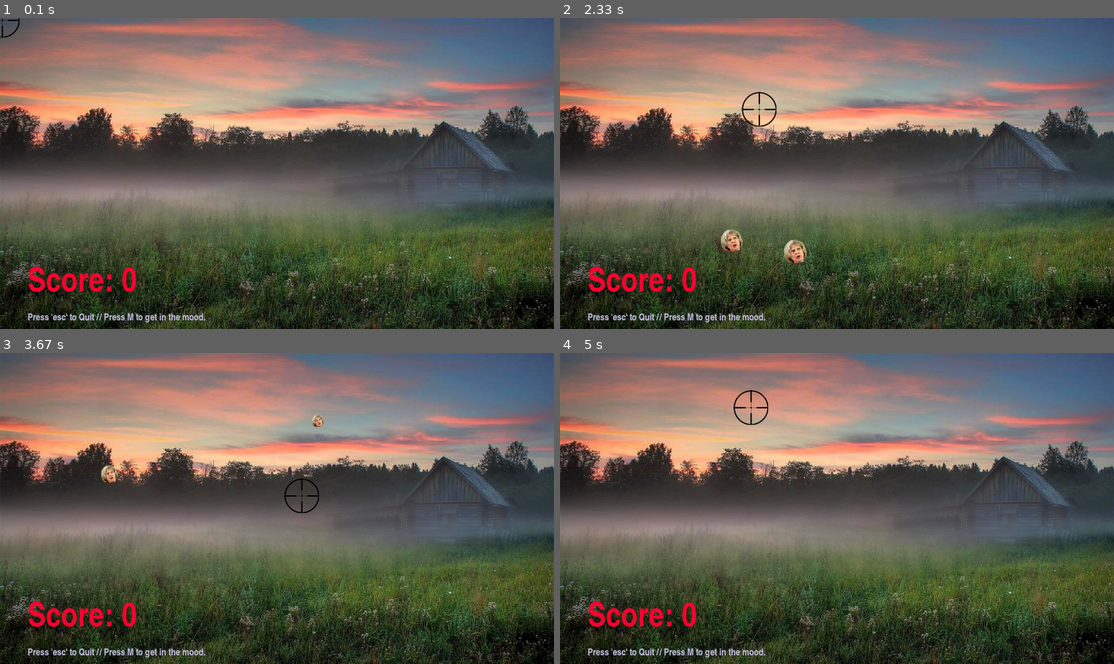
Above: before the commit, frames 1-4 (two rows, left to right).
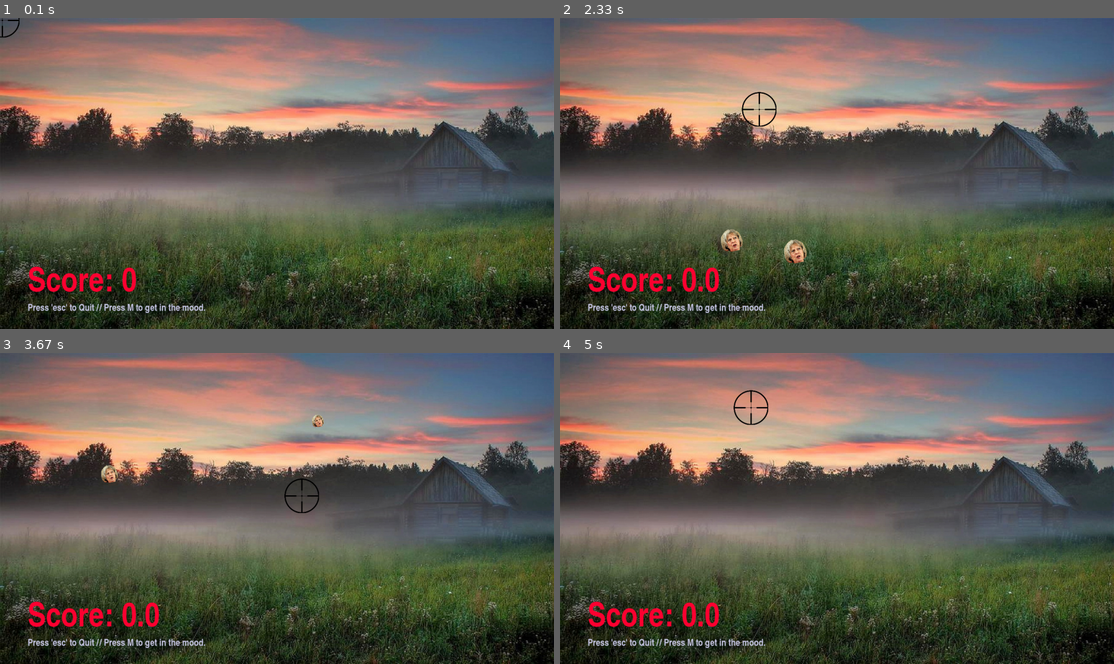
Above: after the commit, the same moments.

Repository: LewPort/quackhunt
Game: pygame game, started from duckhunt.py
Two runs of this game, one before a commit and one after it. Both use one fixed random seed, a clock stepped at 60 frames per second and the inputs below.
Inputs (mouse positions are in pixels of both pictures, inside the frame that each line leads up to):
- Up to frame 1 (0.1 s): no input
- Up to frame 2 (2.33 s): click (837, 173) at 0.38 s; click (892, 241) at 0.72 s; click (1041, 282) at 1.05 s; click (704, 111) at 1.38 s; click (837, 210) at 1.72 s; click (759, 108) at 2.05 s
- Up to frame 3 (3.67 s): click (470, 589) at 2.38 s; click (94, 539) at 2.72 s; click (116, 446) at 3.05 s; click (299, 496) at 3.42 s
- Up to frame 4 (5 s): click (715, 452) at 3.92 s; click (986, 542) at 4.25 s; click (748, 405) at 4.75 s

The runs differ from the first frame. In frame 1, 0.8% of the frame differs, in the area x 5-38%, y 91-99%; in frame 2, 1.0%, in the area x 5-38%, y 80-99%; in frame 3, 1.0%; in frame 4, 1.0%.

Commit message:
Changed scoring

Diff:
--- a/duckhunt.py
+++ b/duckhunt.py
@@ -95,6 +95,7 @@
 
 def duckgen(n):
 
+    global ducksreleased
     if debug == True:
         if duck == {}:
             duck_startle_sfx.play()
@@ -107,6 +108,7 @@
                       y_mov= random.uniform(2, 4),
                       z_mov = random.randrange(1,3),
                       rotation_rate=0.5)
+                ducksreleased += 1
 
     else:
         if duck == {}:
@@ -120,6 +122,7 @@
                       y_mov= random.uniform(6, 10),
                       z_mov = random.randrange(5,15),
                       rotation_rate=0.5)
+                ducksreleased += 1
 
 
 
@@ -192,8 +195,8 @@
 
 duck = {}
 
+ducksreleased = 0
 hitcount = 0
-
 
 
 #Game Loop
@@ -208,6 +211,11 @@
     for i in duck:
         duck[i].draw_duck()
     draw_crosshair()
+
+    if ducksreleased == 0:
+        score = 0
+    else:
+        score = round((hitcount / ducksreleased) * 100, 2)
 
     for event in pygame.event.get():
         if event.type == pygame.QUIT:
@@ -224,10 +232,10 @@
                     music = True
 
     duck_hit_detection()
-    score = scorefont.render("Score: %s" % hitcount, 1, red)
+    score = scorefont.render("Score: %s" % score, 1, red)
     game_display.blit(score, (display_width * 0.05, display_height * 0.8))
     info = infofont.render("Press 'esc' to Quit // Press M to get in the mood.", 1, grey)
-    game_display.blit(info, (display_width * 0.05, display_height * 0.95))
+    game_display.blit(info, (display_width * 0.05, display_height * 0.92))
 
     if stopwatch() > 10:
         reset_stopwatch()
